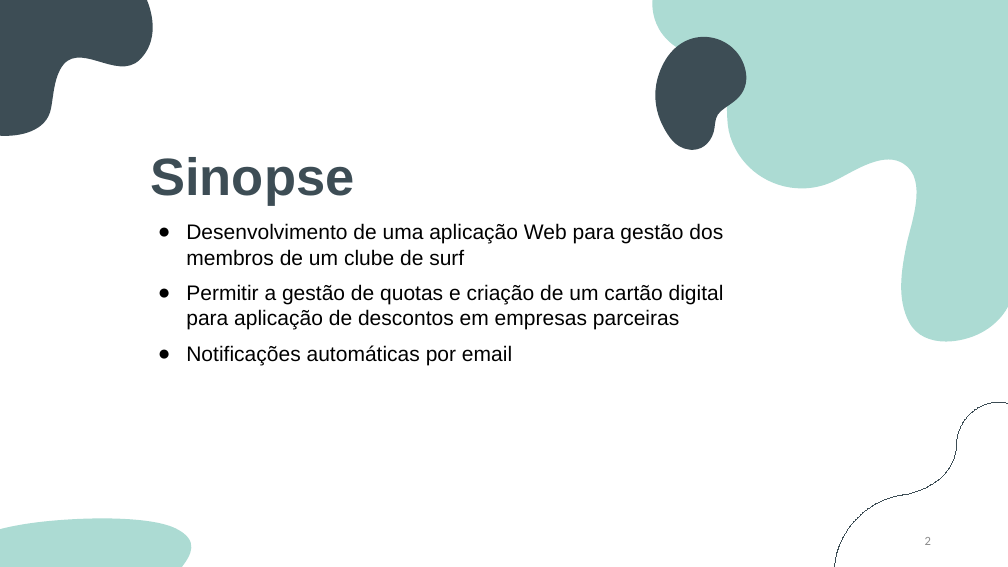
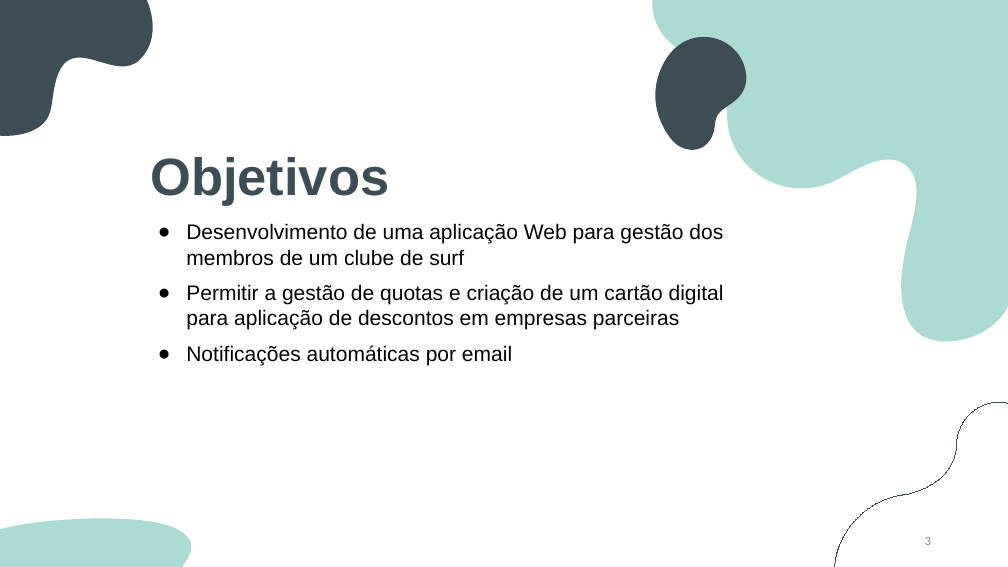
Before and after one commit to BernardoFMF/surf-management-app, a slide deck: slide 3 of docs/demonstration/demonstration.pptx (slide 2 before the commit). Drawn at 1008x567 pixels with LibreOffice and Linux fonts; fonts in the diff are those of the drawing. Boxes give left, top, right and bottom in pixels: in the first picture for what was removed or moved away, otherwise in the second. Text is boxed around its words. In the diff, an @@ line names an element or a change of style, - is before the commit and + after.

```diff
--- a/docs/demonstration/demonstration.pptx
+++ b/docs/demonstration/demonstration.pptx
@@ text at box(150, 157, 389, 206): text changed @@
-Sinopse
+Objetivos
```
Also in this commit, not shown: 5 other slides changed, 1 slide removed, 6 other files.
